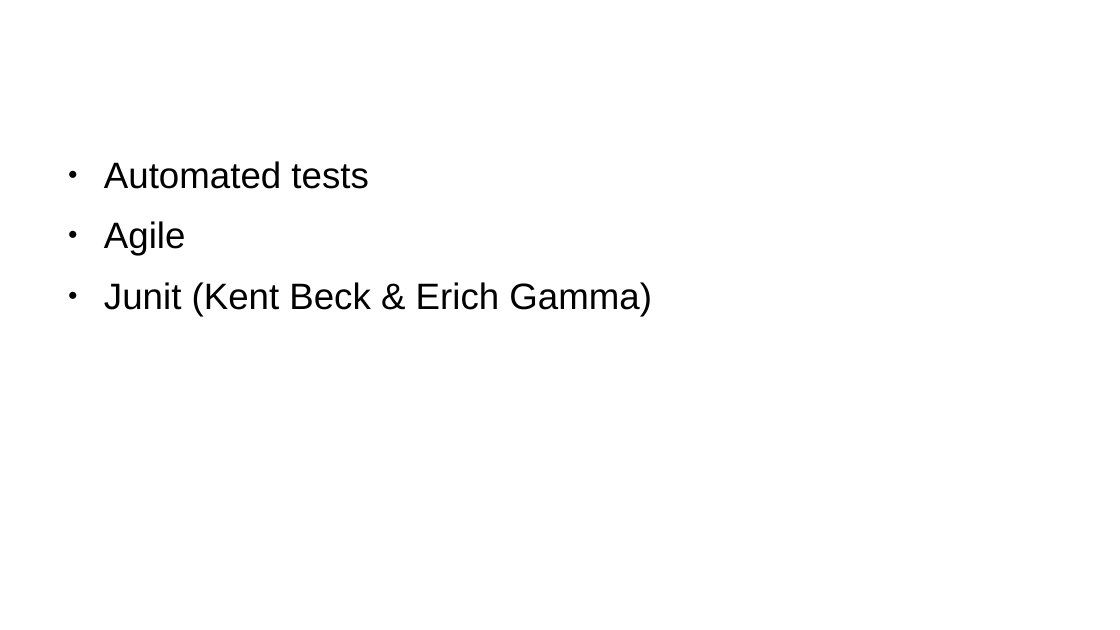
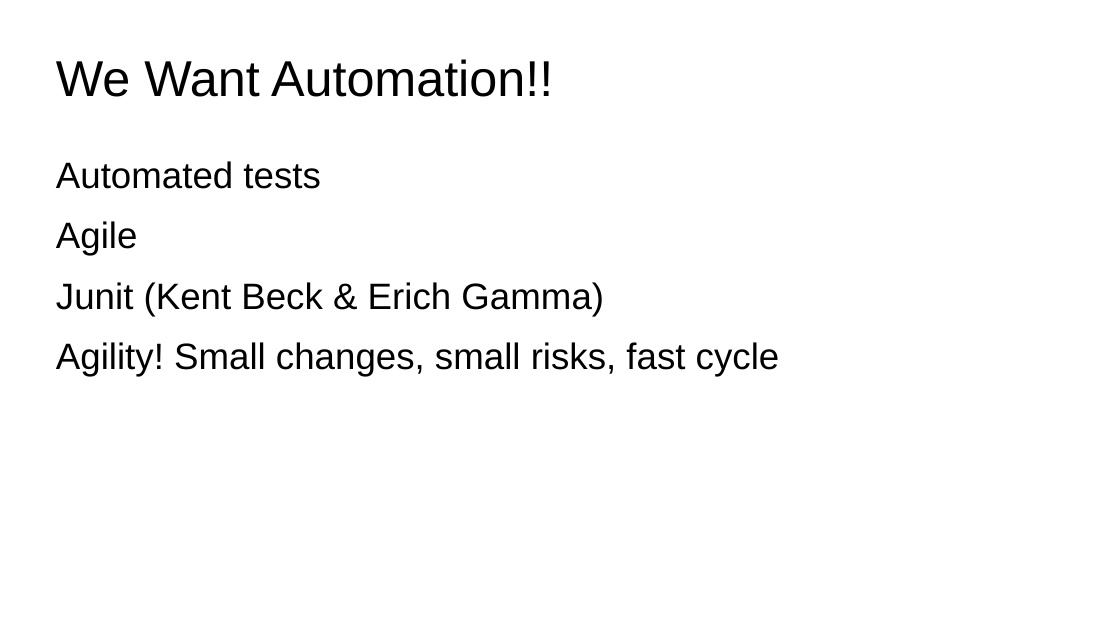
Before and after one commit to russoz/aklpug-testing-python-code, a slide deck: slide 6 of aklpug-testing-python.odp (slide 5 before the commit). Drawn at 1120x630 pixels with LibreOffice and Linux fonts; fonts in the diff are those of the drawing; background and template pictures are left out. Boxes give left, top, right and bottom in pixels: in the first picture for what was removed or moved away, otherwise in the second. Text is boxed around its words. In the diff, an @@ line names an element or a change of style, - is before the commit and + after.

```diff
--- a/aklpug-testing-python.odp
+++ b/aklpug-testing-python.odp
@@ title "We Want Automation!!" at [56, 59, 553, 97]: text colour #FFFFFF to #000000 @@
@@ text at [56, 161, 604, 316]: bullet ● to none @@
@@ text at [56, 342, 780, 376]: paragraph added @@
+Agility! Small changes, small risks, fast cycle
```
Also in this commit, not shown: 7 other slides changed, 6 slides added, 4 slides removed, 4 other files.
